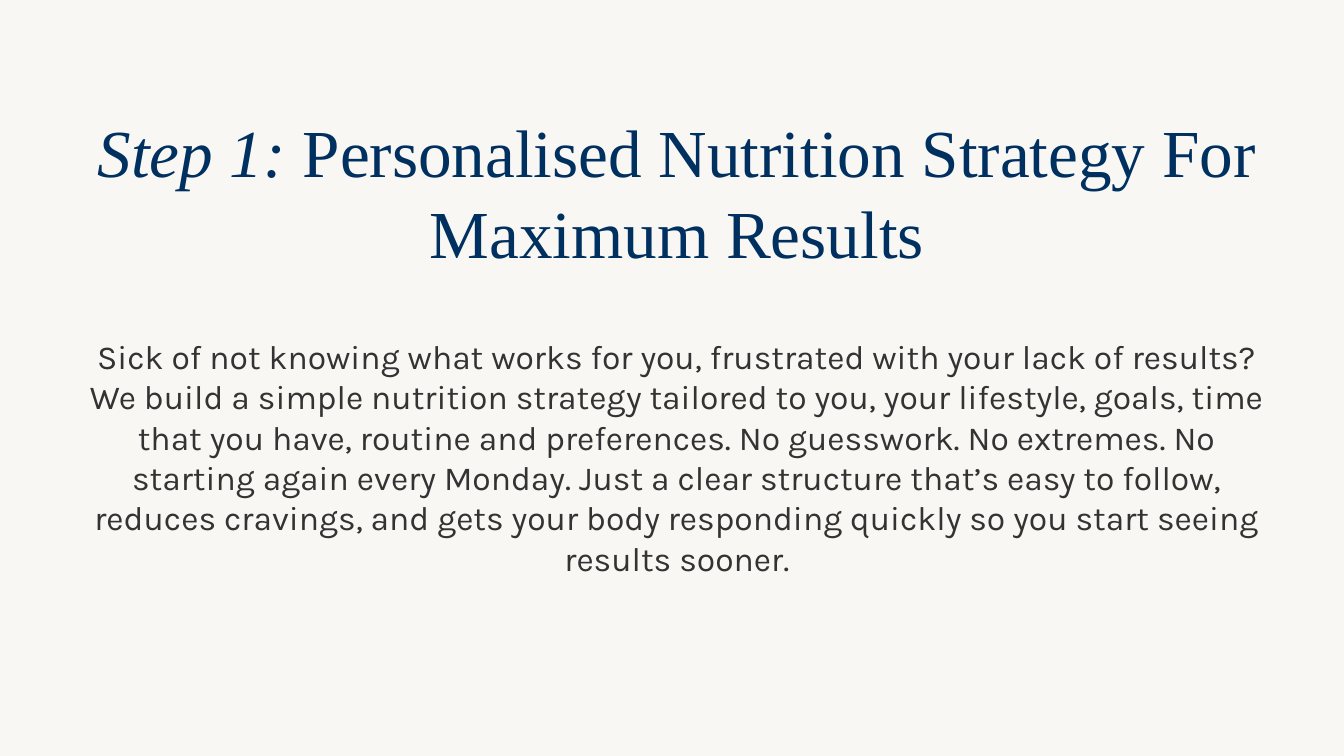
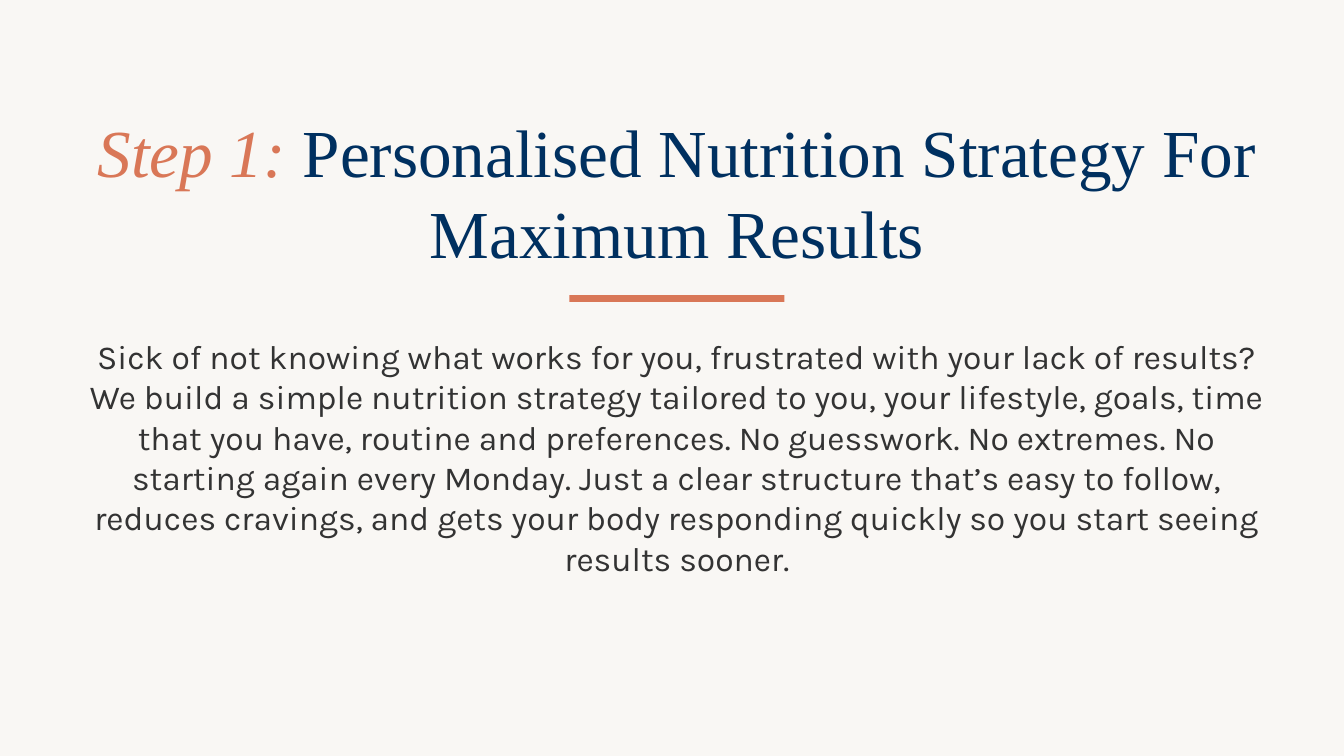
Before and after one commit to WeAreWLA/21-day-reset, a slide deck: slide 6 of wla-vip-121-launch.pptx. Drawn at 1344x756 pixels with LibreOffice and Linux fonts; fonts in the diff are those of the drawing. Boxes give left, top, right and bottom in pixels: in the first picture for what was removed or moved away, otherwise in the second. Text is boxed around its words. In the diff, an @@ line names an element or a change of style, - is before the commit and + after.

```diff
--- a/wla-vip-121-launch.pptx
+++ b/wla-vip-121-launch.pptx
@@ text "Step 1: Personalised Nutrition Strategy ..." at <box>97,130,1255,259</box>: text colour #003060 to #D97757 in "Step 1:" @@
@@ rectangle added at <box>570,296,785,302</box>, fill #D97757 @@
```
Also in this commit, not shown: 17 other slides changed.
